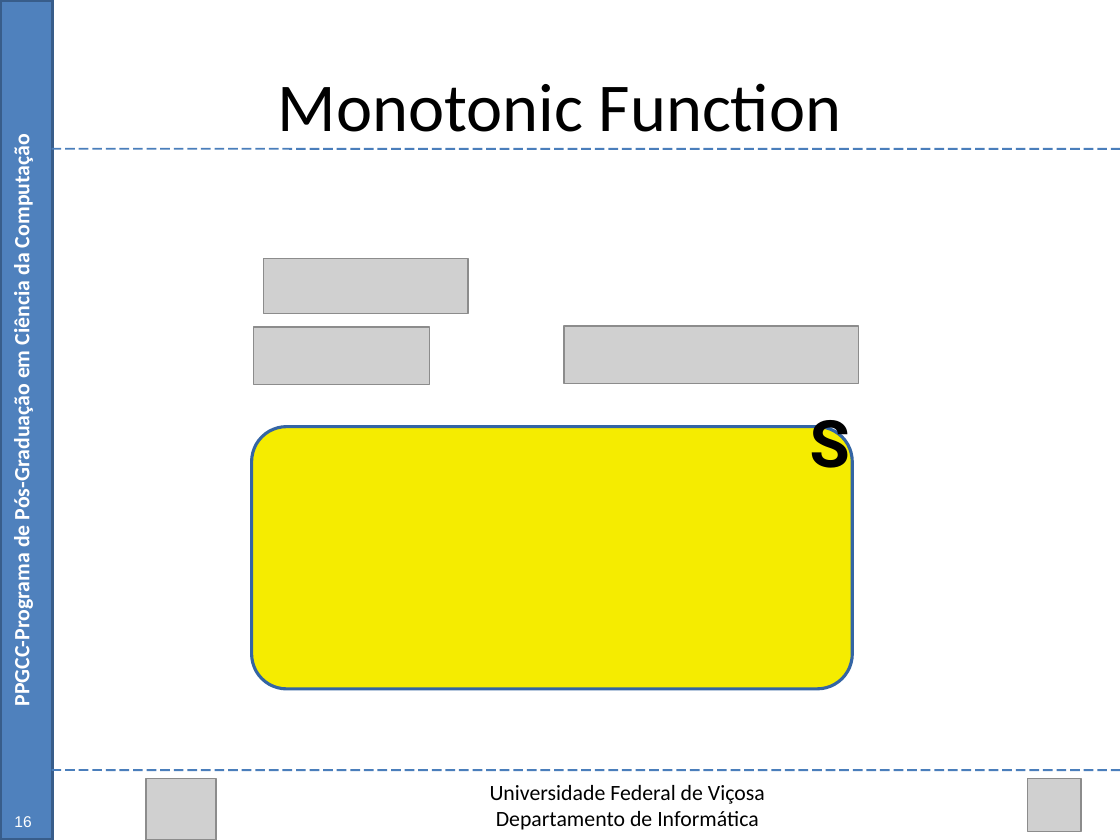
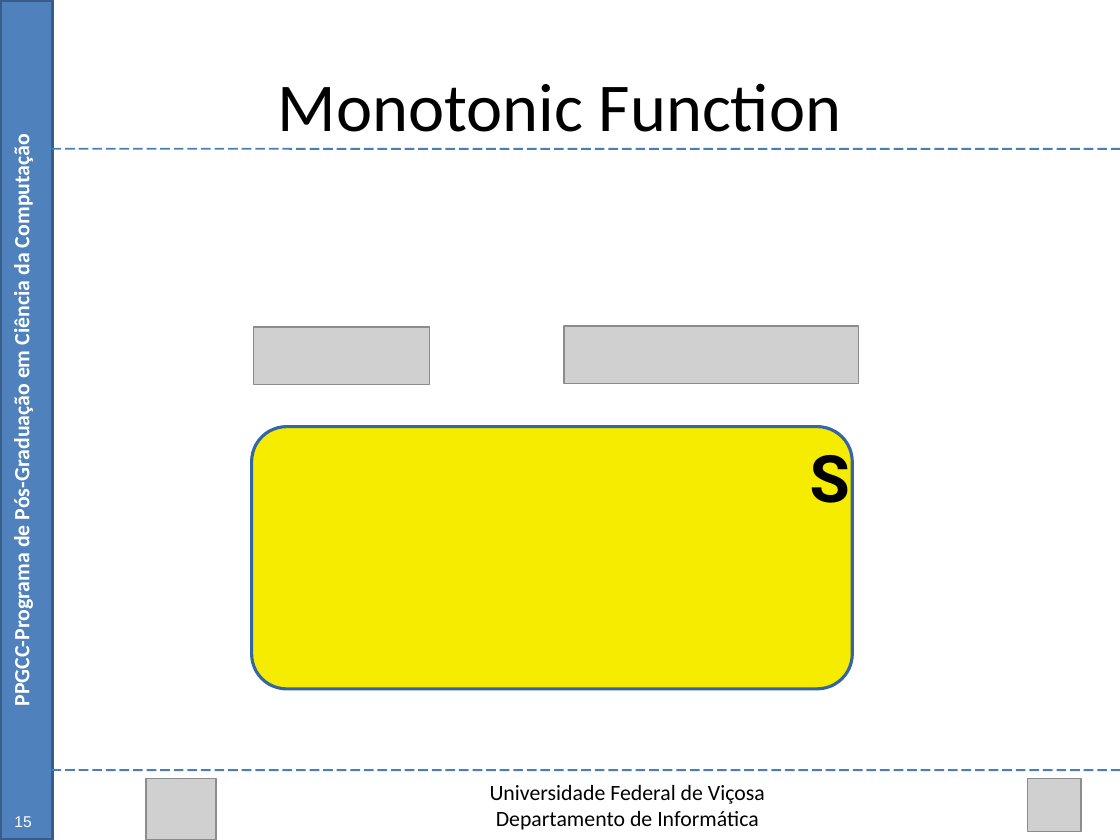
Before and after one commit to Marvinsky/research-marvin, a slide deck: slide 15 of latex/odp/selection heuristics.odp (slide 16 before the commit). Drawn at 1120x840 pixels with LibreOffice and Linux fonts; fonts in the diff are those of the drawing; grey boxes stand for pictures. Boxes give left, top, right and bottom in pixels: in the first picture for what was removed or moved away, otherwise in the second. Text is boxed around its words. In the diff, an @@ line names an element or a change of style, - is before the commit and + after.

```diff
--- a/latex/odp/selection heuristics.odp
+++ b/latex/odp/selection heuristics.odp
@@ picture removed at bbox=[263, 259, 468, 314] @@
@@ text "S": place and size @@
-text "S" at bbox=[810, 407, 850, 468]
+text "S" at bbox=[810, 442, 850, 503]
@@ page number at bbox=[14, 816, 31, 827]: text changed @@
-16
+15
```
Also in this commit, not shown: 24 other slides changed, 1 slide removed, 3 other files.
